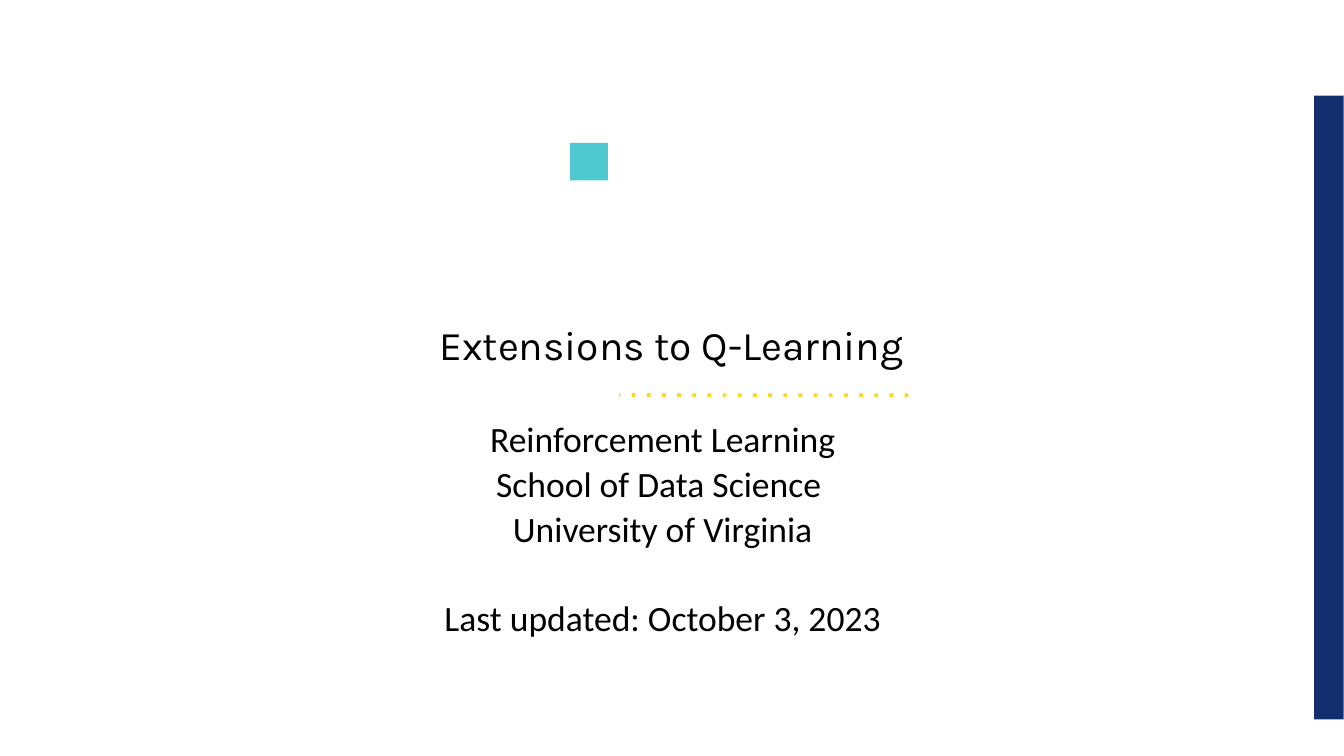
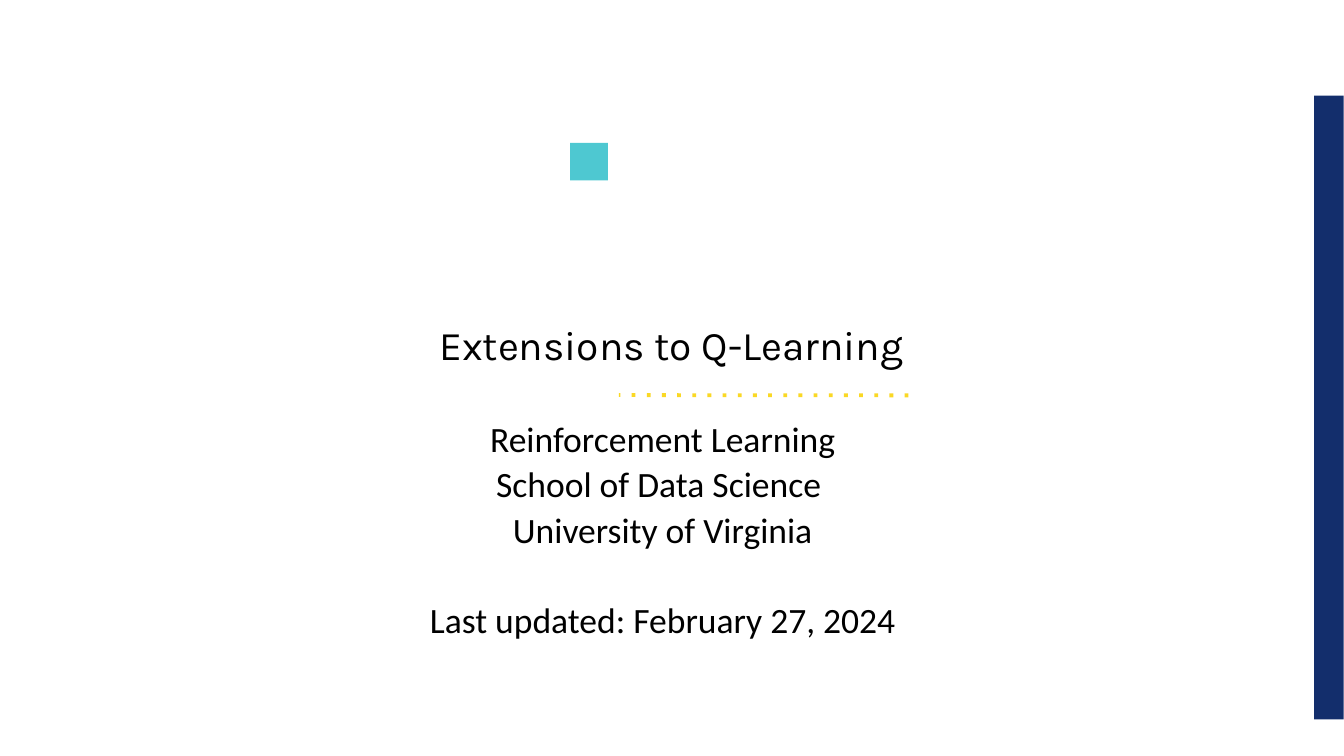
Before and after one commit to UVADS/reinforcement_learning, a slide deck: slide 1 of 06_deep_q_networks_extensions/dqn_extensions.ppt. Drawn at 1344x756 pixels with LibreOffice and Linux fonts; fonts in the diff are those of the drawing; background and template pictures are left out. Boxes give left, top, right and bottom in pixels: in the first picture for what was removed or moved away, otherwise in the second. Text is boxed around its words. In the diff, an @@ line names an element or a change of style, - is before the commit and + after.

Commit message:
added to dqn extensions

```diff
--- a/06_deep_q_networks_extensions/dqn_extensions.ppt
+++ b/06_deep_q_networks_extensions/dqn_extensions.ppt
@@ text at box(430, 608, 895, 639): text changed @@
-Last updated: October 3, 2023
+Last updated: February 27, 2024
```
Also in this commit, not shown: 2 other slides changed, 4 slides added, 1 slide removed, 2 other files.
